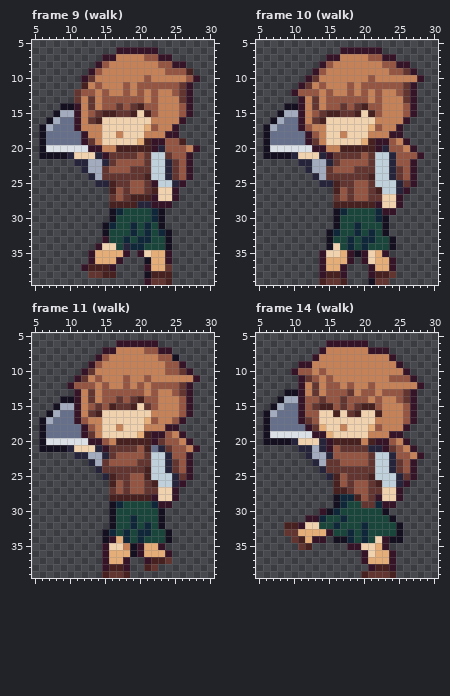
A pixel-art file gets an edit: Sprites/Npcs/18fps_limitPallete_PIL_HomeTown_NPC_genericgirl.aseprite. The first picture shows the starting point.
40x40 pixels, 18 frames. Shown: frame 9 (walk): x 5..30, y 5..39; frame 10 (walk): x 5..30, y 5..39; frame 11 (walk): x 5..30, y 5..39; frame 14 (walk): x 5..30, y 5..39. The commit also changed other frames, which this record leaves out.
After the commit:
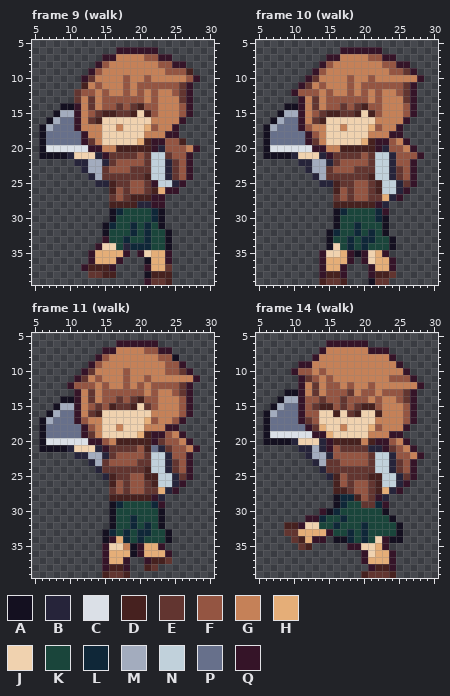
Palette (. is transparent): A #141020  B #26243a  C #dbe0e7  D #46211f  E #623530  F #945542  G #c58158  H #e5ae78  J #f0d2af  K #1a453b  L #0f2738  M #a3acbe  N #c1d1db  P #67708b  Q #351428
The edit:
Frame 9 (walk):
The author changed colour G to colour F in row 10 at x 18.
The author changed colour J to colour G in row 17 at x 17.
The author changed colour J to colour H in row 26 at x 23.
The author changed colour G to colour J in row 18 at x 17.
The author changed colour L to colour K in row 32 at x 23; in row 33 at x 20.
The author changed colour K to colour L in row 34 at x 21.
The author changed colour J to colour Q in row 26 at x 24; in row 27 at x 23.
Colour J is gone in row 27 at x 24.
Colour Q is gone in row 27 at x 25; in row 28 at x 24.
Frame 10 (walk):
The author changed colour J to colour B in row 27 at x 24; in row 28 at x 23.
The author changed colour N to colour D in row 25 at x 22.
The author changed colour G to colour F in row 10 at x 18.
The author changed colour J to colour G in row 17 at x 17.
The author changed colour J to colour H in row 27 at x 23.
The author changed colour G to colour J in row 18 at x 17.
Colour J is gone in row 28 at x 24.
Colour Q is gone in row 28 at x 25; in row 29 at x 24.
Frame 11 (walk):
The author changed colour J to colour B in row 27 at x 24; in row 28 at x 23.
The author changed colour N to colour D in row 25 at x 22.
The author changed colour G to colour F in row 10 at x 18.
The author changed colour J to colour H in row 27 at x 23.
Colour J is gone in row 28 at x 24.
Colour Q is gone in row 28 at x 25; in row 29 at x 24.
Frame 14 (walk):
The author changed colour J to colour B in row 27 at x 24; in row 28 at x 23.
The author changed colour E to colour D in row 27 at x 22.
The author changed colour N to colour D in row 25 at x 22.
The author changed colour J to colour H in row 27 at x 23.
Colour J is gone in row 28 at x 24.
Colour Q is gone in row 28 at x 25; in row 29 at x 24.
